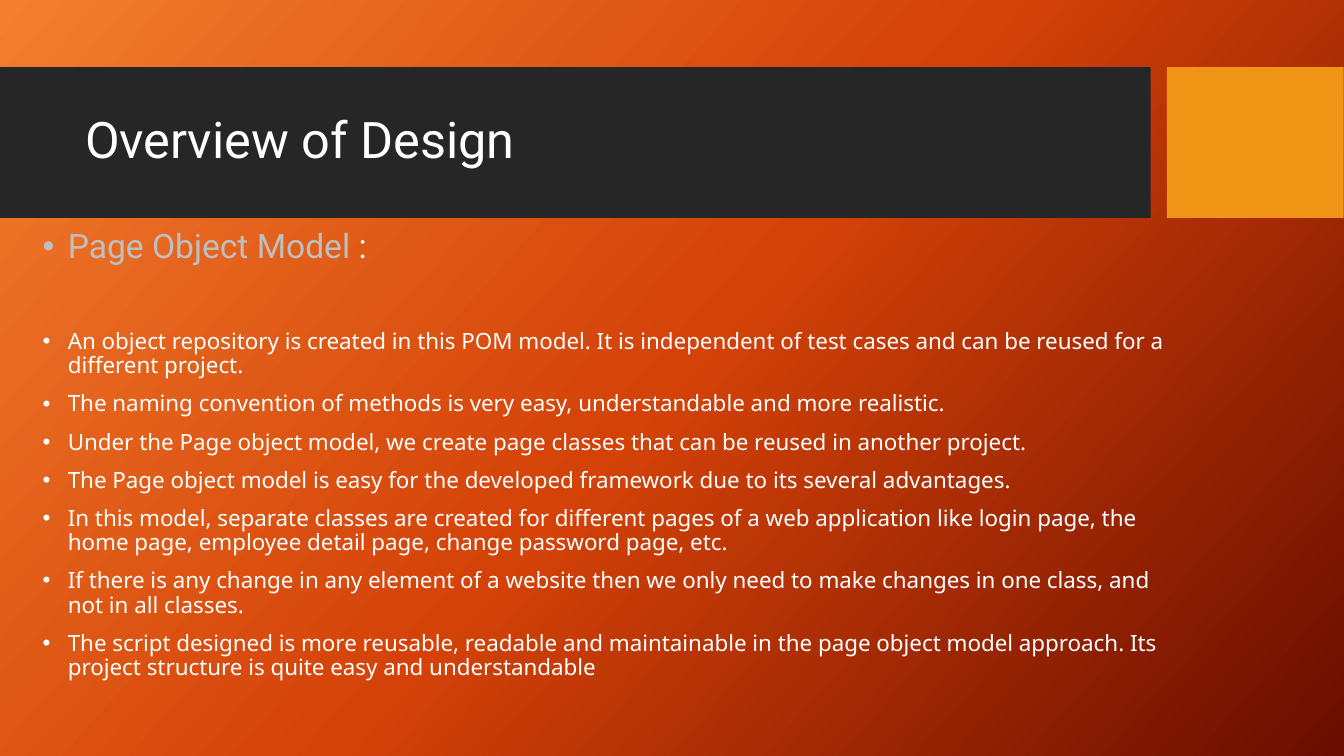
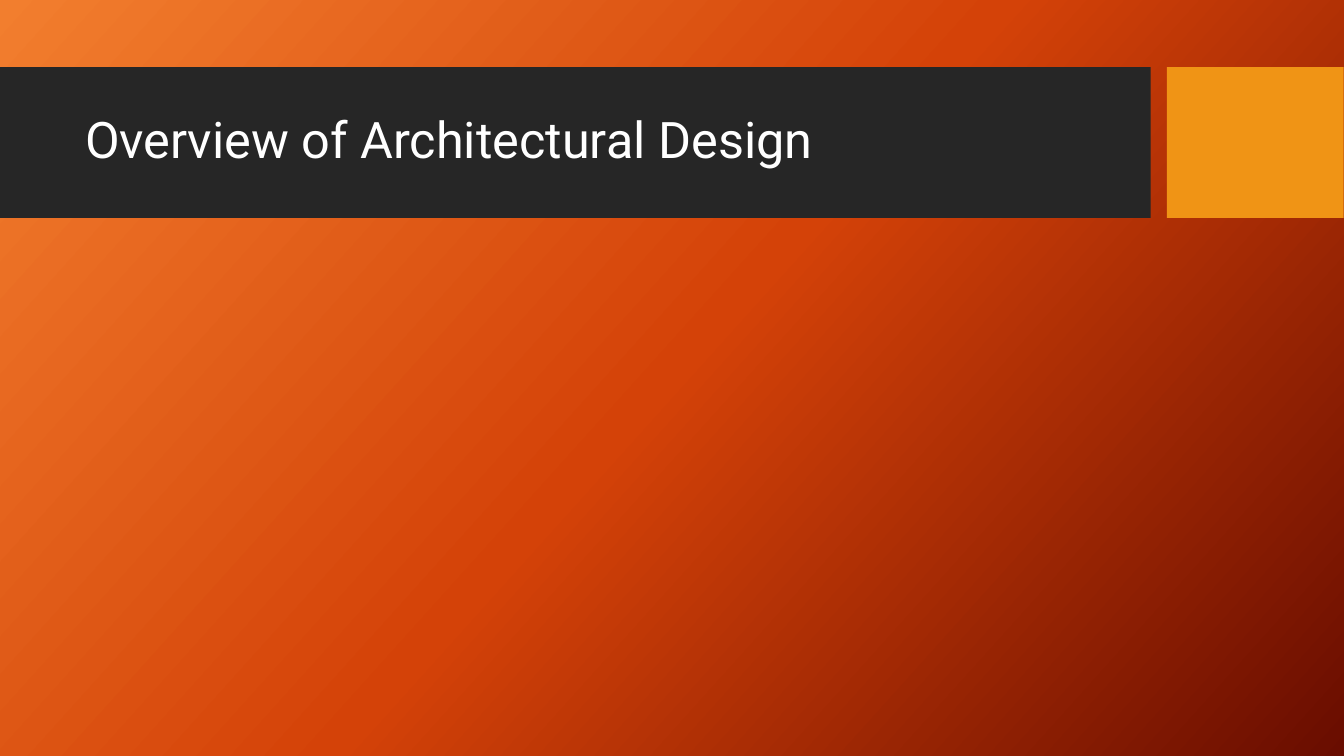
Before and after one commit to ShelkeAkshay-2022mt93331/dissertation, a slide deck: slide 6 of 7_Reports/3_Final_PPT/2022mt93331.pptx. Drawn at 1344x756 pixels with LibreOffice and Linux fonts; fonts in the diff are those of the drawing; background and template pictures are left out. Boxes give left, top, right and bottom in pixels: in the first picture for what was removed or moved away, otherwise in the second. Text is boxed around its words. In the diff, an @@ line names an element or a change of style, - is before the commit and + after.

Commit message:
changes

```diff
--- a/7_Reports/3_Final_PPT/2022mt93331.pptx
+++ b/7_Reports/3_Final_PPT/2022mt93331.pptx
@@ title at bbox=[85, 119, 812, 169]: text changed @@
-Overview of Design
+Overview of Architectural Design
@@ text removed at bbox=[68, 233, 1164, 680] @@
-• Page Object Model :
-• An object repository is created in this POM model. It is independent of test cases and can be reused for a different project.
-• The naming convention of methods is very easy, understandable and more realistic.
-• Under the Page object model, we create page classes that can be reused in another project.
-• The Page object model is easy for the developed framework due to its several advantages.
-• In this model, separate classes are created for different pages of a web application like login page, the home page, employee detail page, change password page, etc.
-• If there is any change in any element of a website then we only need to make changes in one class, and not in all classes.
-• The script designed is more reusable, readable and maintainable in the page object model approach. Its project structure is quite easy and understandable
```
Also in this commit, not shown: 5 other slides changed, 4 slides added, 9 slides removed.
